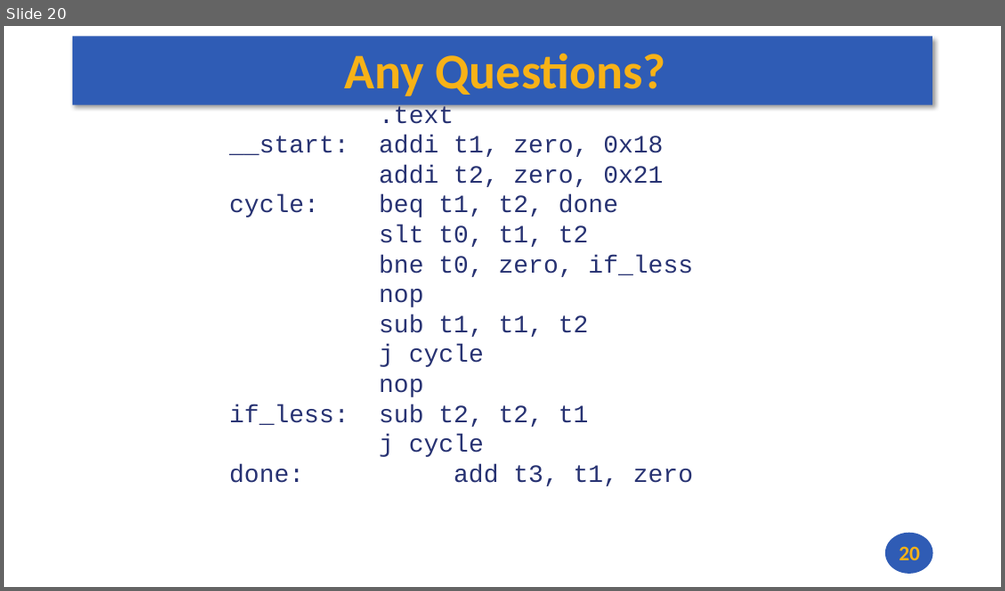
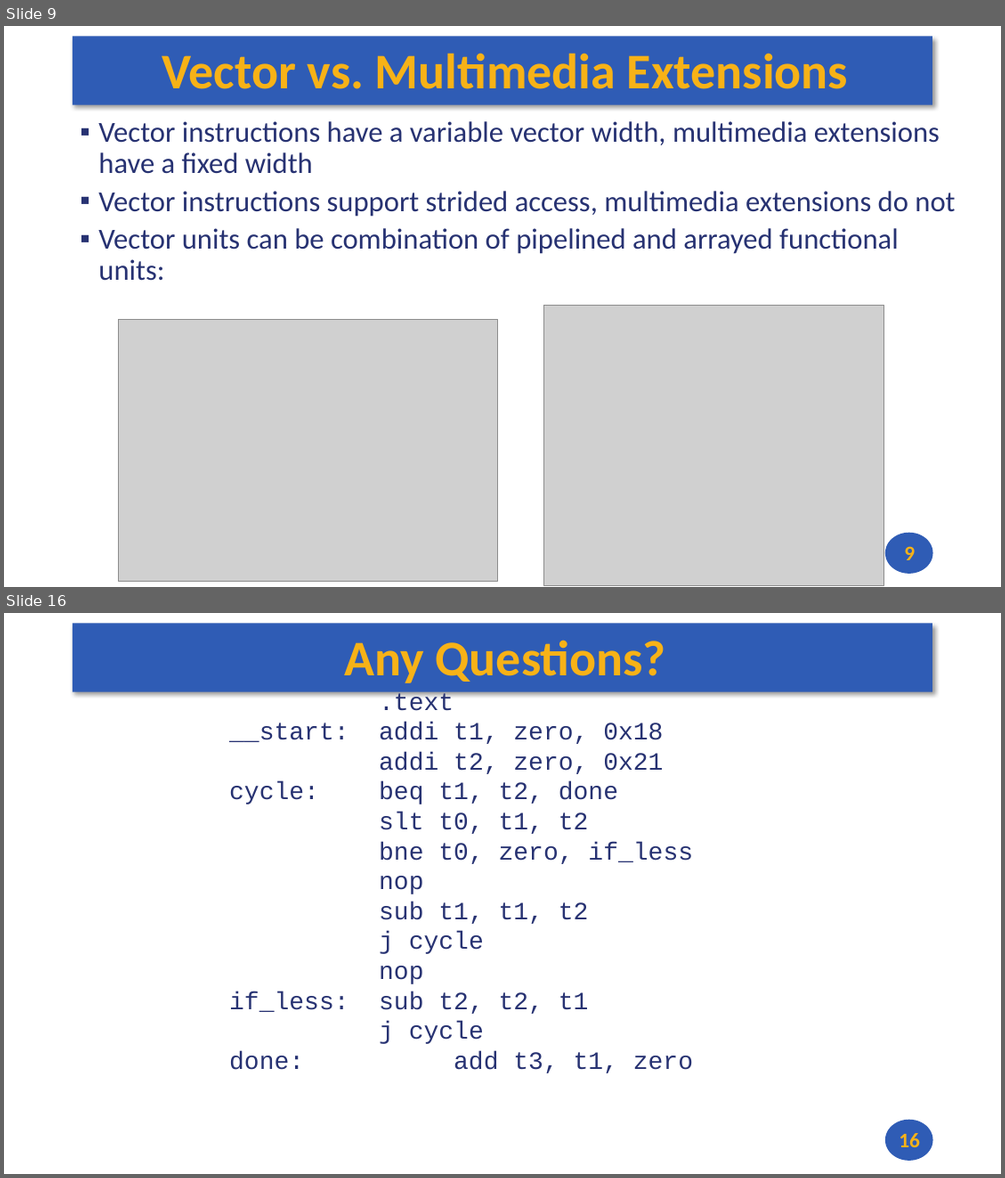
Before and after one commit to andrewt0301/hse-acos-course, a slide deck: docs/part1ca/13_DLP/CA_Lecture_13.pptx. Shown one above the other, each under a label of ours: slide 20 before the commit, slides 9 and 16 after it; the slides between them are not shown. The pictures are 1005x591 and 1005x1178 pixels, drawn with LibreOffice and Linux fonts; fonts in the diff are those of the drawing; grey boxes stand for pictures. Boxes give left, top, right and bottom in pixels: in the first picture for what was removed or moved away, otherwise in the second. Text is boxed around its words. In the diff, an @@ line names an element or a change of style, - is before the commit and + after.

```diff
--- a/docs/part1ca/13_DLP/CA_Lecture_13.pptx
+++ b/docs/part1ca/13_DLP/CA_Lecture_13.pptx
@@ slide 9 added at bbox=[4, 26, 1001, 587], background #FFFFFF; not listed: 2 template elements that a slide beside it also shows @@
@@ title added at bbox=[162, 53, 848, 89], 48 pt, text #F7B217, bold @@
+Vector vs. Multimedia Extensions
@@ text added at bbox=[98, 121, 955, 281], 28 pt, text #273272 @@
+▪ Vector instructions have a variable vector width, multimedia extensions have a fixed width
+▪ Vector instructions support strided access, multimedia extensions do not
+▪ Vector units can be combination of pipelined and arrayed functional units:
@@ picture added at bbox=[118, 319, 498, 580] @@
@@ picture added at bbox=[544, 305, 884, 585] @@
@@ page number added at bbox=[904, 546, 914, 560], 20 pt, text #F7B217, bold @@
+9
@@ what was slide 20 is now slide 16 @@
@@ page number at bbox=[898, 1133, 920, 1147]: text changed @@
-20
+16
```
Also in this commit, not shown: 1 slide changed, 13 other slides added, 18 slides removed, 1 other file.
